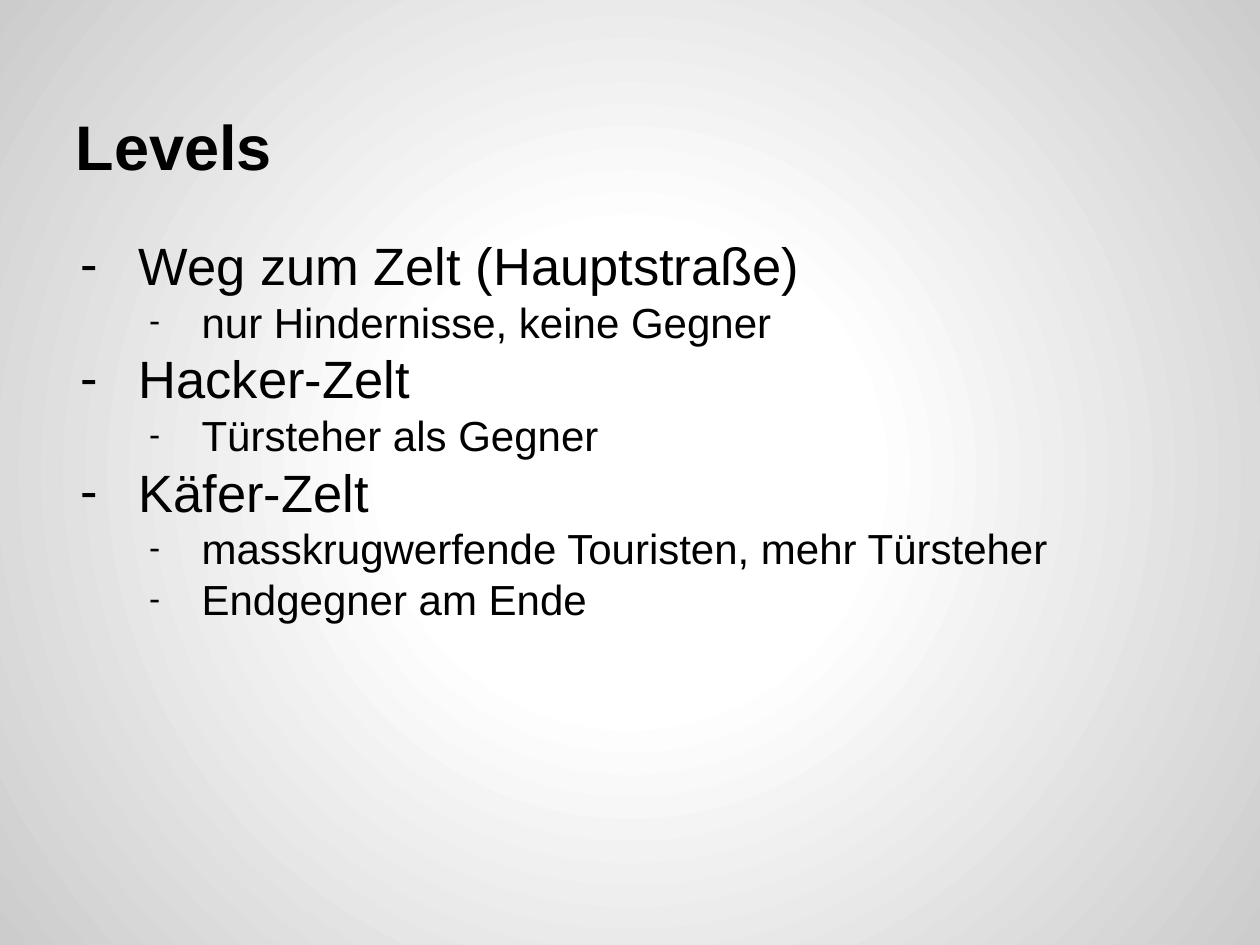
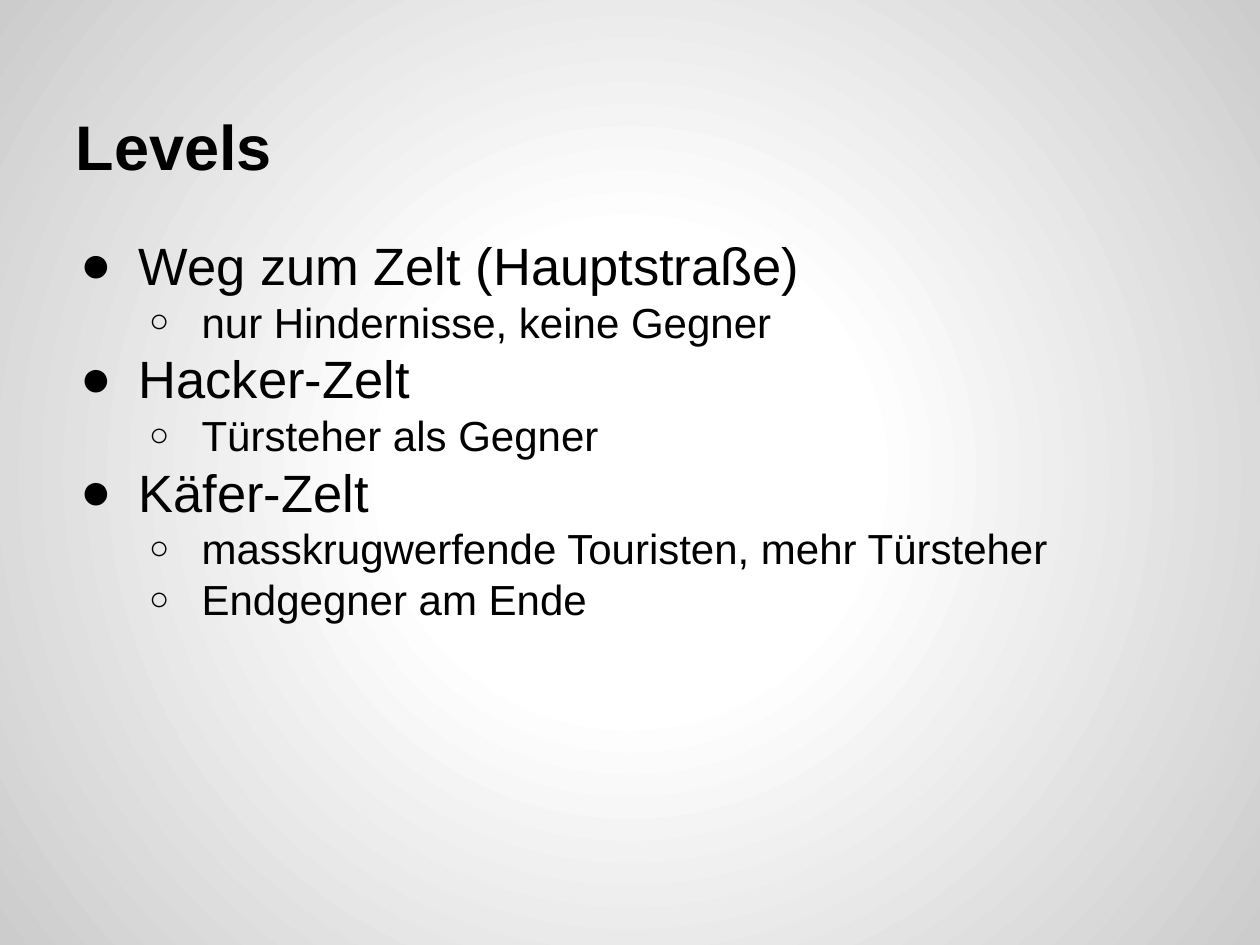
Before and after one commit to pffelix/Oktoberfest-Run, a slide deck: slide 11 of OOD/Präsentation/ Präsentation 3.6.15 ohne Zusatzfolien.pptx. Drawn at 1260x945 pixels with LibreOffice and Linux fonts; fonts in the diff are those of the drawing. Boxes give left, top, right and bottom in pixels: in the first picture for what was removed or moved away, otherwise in the second. Text is boxed around its words. In the diff, an @@ line names an element or a change of style, - is before the commit and + after.

```diff
--- a/OOD/Präsentation/ Präsentation 3.6.15 ohne Zusatzfolien.pptx
+++ b/OOD/Präsentation/ Präsentation 3.6.15 ohne Zusatzfolien.pptx
@@ text "Weg zum Zelt (Hauptstraße)" at [139, 247, 1048, 623]: bullet - to ●; bullet - to ○ @@
```
Also in this commit, not shown: 9 other slides changed, 1 other file.
